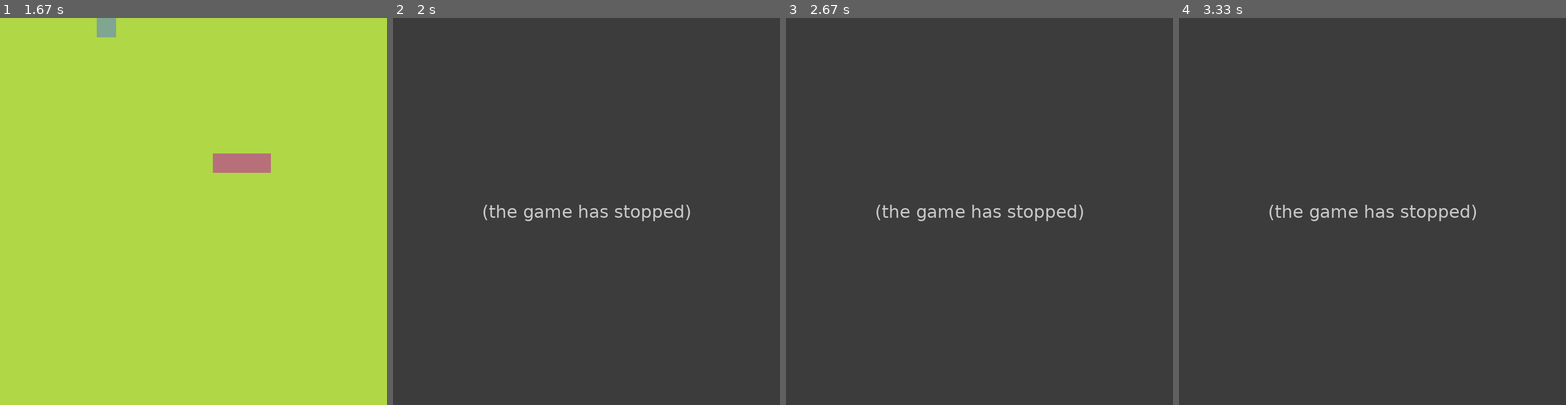
Above: before the commit, frames 1-4 (left to right).
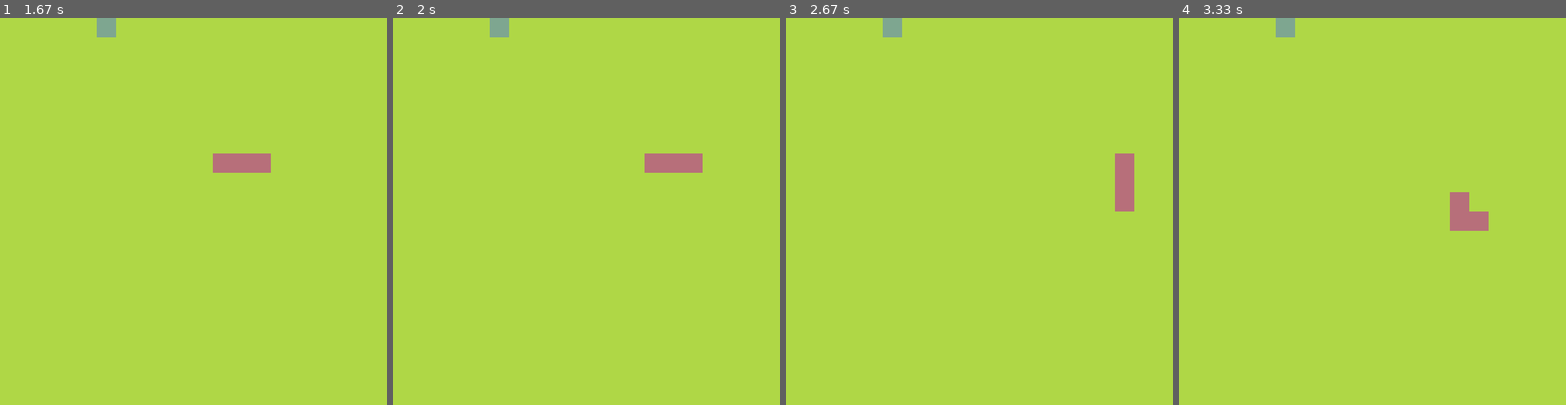
Above: after the commit, the same moments.

Repository: novenopatch/pygame-test
Game: pygame game, started from src/Snake/main.py
The game is run twice, just before and just after one commit, with the same random seed, the same clock (stepped at 60 frames per second) and the same inputs.
Inputs:
- Up to frame 1 (1.67 s): hold Right 0.33-0.8 s; hold Up 0.83-1.3 s; hold Right from 1.33 s (still down)
- Up to frame 2 (2 s): release Right at 1.8 s; hold Left from 1.83 s (still down)
- Up to frame 3 (2.67 s): release Left at 2.37 s; hold Down from 2.4 s (still down)
- Up to frame 4 (3.33 s): release Down at 2.7 s; hold Left 2.73-3.13 s; hold Up from 3.17 s (still down)

Frame 1 is identical in both runs. In frame 2, 100% of the frame differs, in the area x 0-100%, y 0-100%; in frame 3, 100%; in frame 4, 100%.
Before the commit the program exited at 1.95 s; later frames show no game.

Commit message:
add normal mouve

Diff:
--- a/src/Snake/main.py
+++ b/src/Snake/main.py
@@ -32,13 +32,17 @@
         self.newBlock = True
     def changeDirection(self,direction:str):
         if direction == self.UP:
-            self.direction = pygame.math.Vector2(0, -1)
+            if self.direction.y != 1:
+                self.direction = pygame.math.Vector2(0, -1)
         if direction == self.DOWN:
-            self.direction = pygame.math.Vector2(0, 1)
+            if self.direction.y != -1:
+                self.direction = pygame.math.Vector2(0, 1)
         if direction == self.RIGHT:
-            self.direction = pygame.math.Vector2(1, 0)
+            if self.direction.x != -1:
+                self.direction = pygame.math.Vector2(1, 0)
         if direction == self.LEFT:
-            self.direction = pygame.math.Vector2(-1, 0)
+            if self.direction.x != 1:
+                self.direction = pygame.math.Vector2(-1, 0)
 
 class Fruit:
     def __init__(self):
